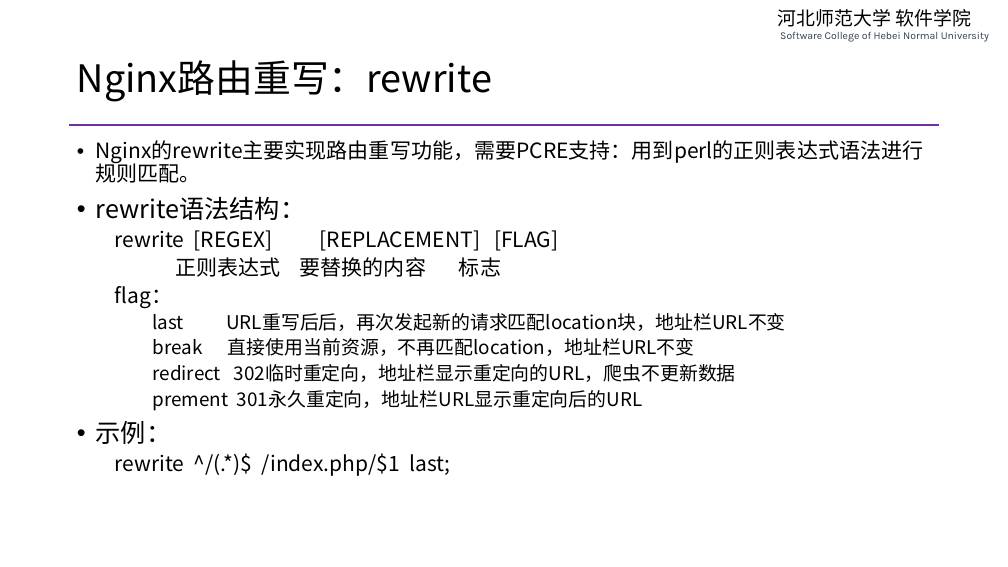
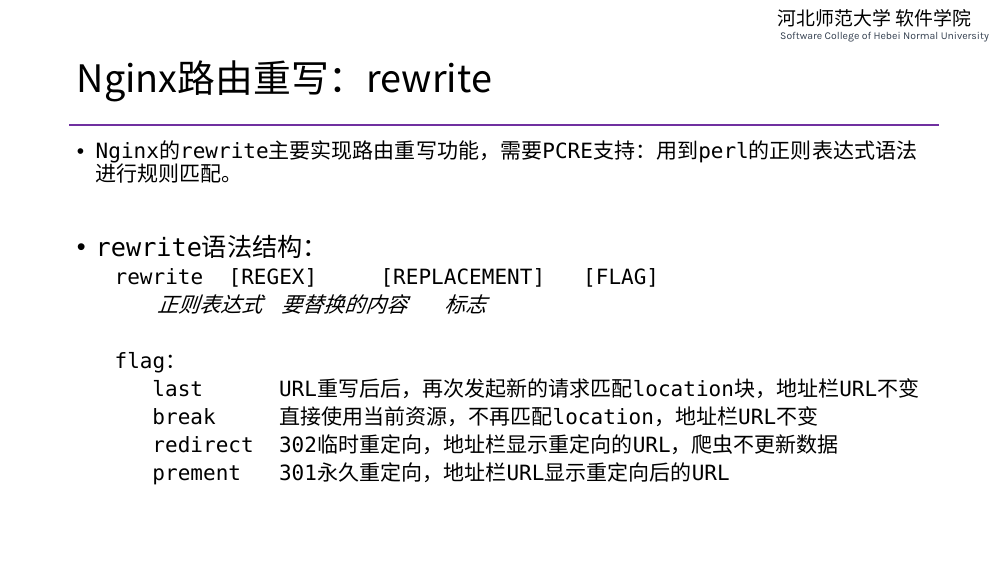
Before and after one commit to edu2act/course-php-serverside-development-on-linux, a slide deck: slide 3 of materials/slides/ch16-lnmp-more-detail-and-system-service.pptx (slide 2 before the commit). Drawn at 1008x567 pixels with LibreOffice and Linux fonts; fonts in the diff are those of the drawing. Boxes give left, top, right and bottom in pixels: in the first picture for what was removed or moved away, otherwise in the second. Text is boxed around its words. In the diff, an @@ line names an element or a change of style, - is before the commit and + after.

```diff
--- a/materials/slides/ch16-lnmp-more-detail-and-system-service.pptx
+++ b/materials/slides/ch16-lnmp-more-detail-and-system-service.pptx
@@ text "Nginx的rewrite主要实现路由重写功能，需要PCRE支持：用到perl的正则表达式语法进行规则匹配。" at (96,141,919,482): font Noto Sans CJK SC to DejaVu Sans Mono; italic on in "正则表达式 要替换的内容 标志"; size 18 to 20 pt in "last URL重写后后，再次发起新的请求匹配location块，地址栏URL不变", "break 直接使用当前资源，不再匹配location，地址栏URL不变", "redirect 302临时重定向，地址栏显示重定向的URL，爬虫不更新数据", "prement 301永久重定向，地址栏URL显示重定向后的URL" @@
@@ text at (96,421,450,476): paragraphs removed @@
-• 示例：
-  rewrite ^/(.*)$ /index.php/$1 last;
```
Also in this commit, not shown: 4 other slides changed, 10 slides added, 4 slides removed, 7 other files.
